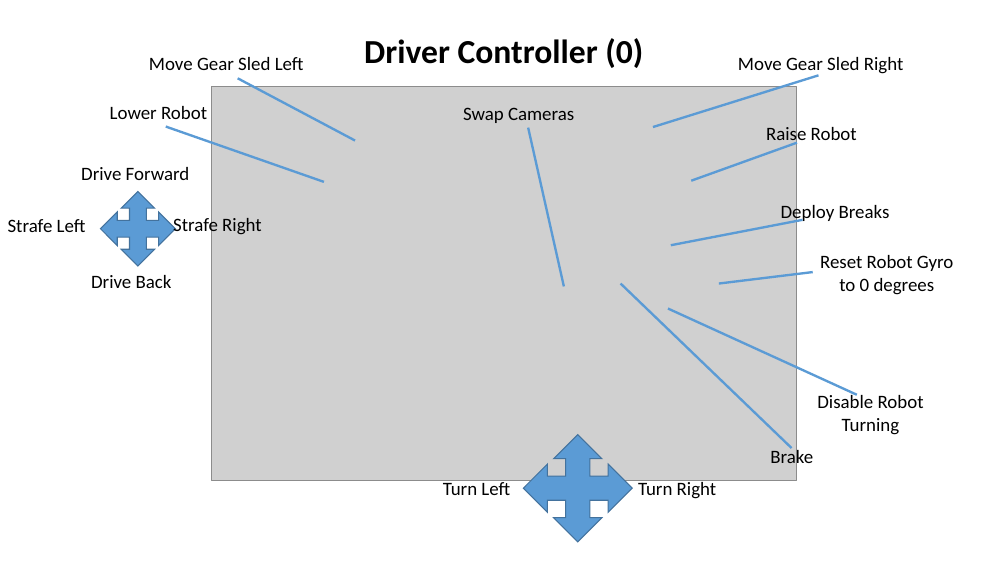
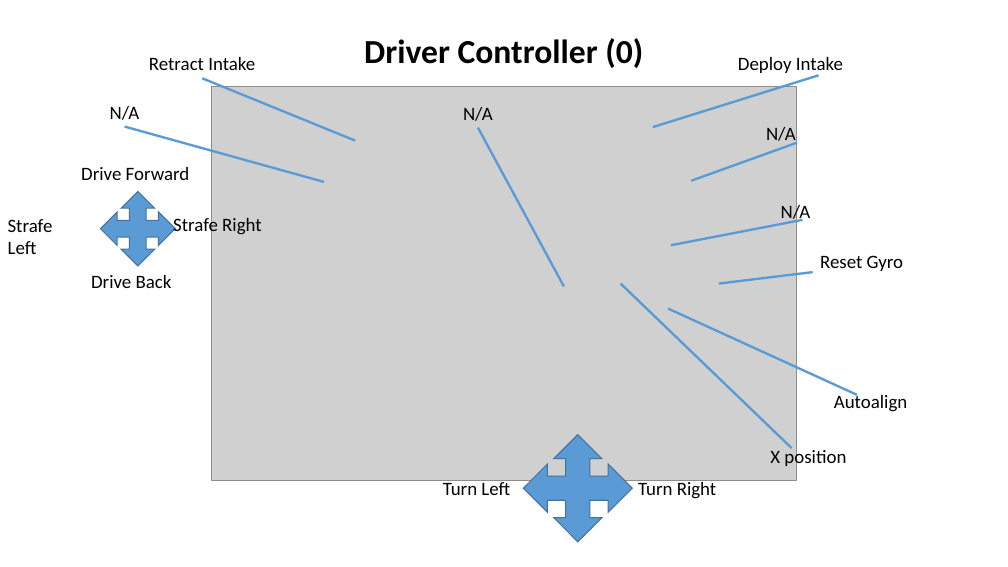
Before and after one commit to FRC-Team-6366/2026_Mummy, a slide deck: slide 1 of XBox Controller Layout.pptx. Drawn at 1008x567 pixels with LibreOffice and Linux fonts; fonts in the diff are those of the drawing; grey boxes stand for pictures. Boxes give left, top, right and bottom in pixels: in the first picture for what was removed or moved away, otherwise in the second. Text is boxed around its words. In the diff, an @@ line names an element or a change of style, - is before the commit and + after.

```diff
--- a/XBox Controller Layout.pptx
+++ b/XBox Controller Layout.pptx
@@ text removed at bbox=[149, 57, 304, 70] @@
-Move Gear Sled Left
@@ text added at bbox=[149, 57, 255, 70], 18 pt, text #000000 @@
+Retract Intake
@@ text removed at bbox=[738, 57, 904, 76] @@
-Move Gear Sled Right
@@ text added at bbox=[738, 57, 843, 76], 18 pt, text #000000 @@
+Deploy Intake
@@ line moved from (237, 79) - (355, 141) to (203, 79) - (355, 141) @@
@@ text removed at bbox=[110, 106, 207, 119] @@
-Lower Robot
@@ text added at bbox=[110, 106, 140, 120], 18 pt, text #000000 @@
+N/A
@@ text removed at bbox=[463, 107, 574, 123] @@
-Swap Cameras
@@ text added at bbox=[463, 107, 493, 121], 18 pt, text #000000 @@
+N/A
@@ line moved from (166, 126) - (324, 182) to (125, 126) - (324, 182) @@
@@ line moved from (529, 128) - (564, 287) to (478, 128) - (564, 287) @@
@@ text removed at bbox=[766, 125, 857, 146] @@
-Raise Robot
@@ text added at bbox=[766, 127, 796, 146], 18 pt, text #000000 @@
+N/A
@@ text "Strafe Left" rewrapped from bbox=[8, 219, 86, 232] to bbox=[8, 219, 53, 254] @@
@@ text removed at bbox=[781, 203, 890, 224] @@
-Deploy Breaks
@@ text added at bbox=[781, 203, 811, 224], 18 pt, text #000000 @@
+N/A
@@ text at bbox=[820, 255, 903, 271]: text changed @@
-Reset Robot Gyro
-to 0 degrees
+Reset Gyro
@@ text removed at bbox=[817, 392, 924, 435] @@
-Disable Robot
-Turning
@@ text added at bbox=[834, 392, 907, 412], 18 pt, text #000000 @@
+Autoalign
@@ text removed at bbox=[770, 447, 813, 468] @@
-Brake
@@ text added at bbox=[770, 447, 846, 468], 18 pt, text #000000 @@
+X position
```
Also in this commit, not shown: 1 other slide changed, 2 other files.
